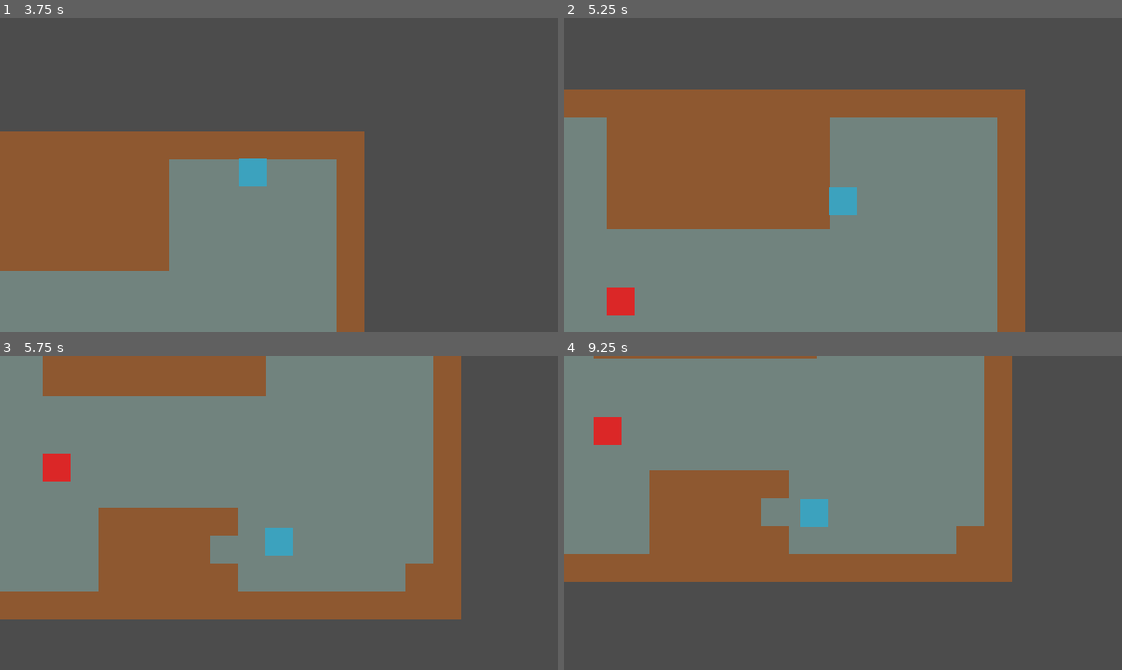
Above: before the commit, frames 1-4 (two rows, left to right).
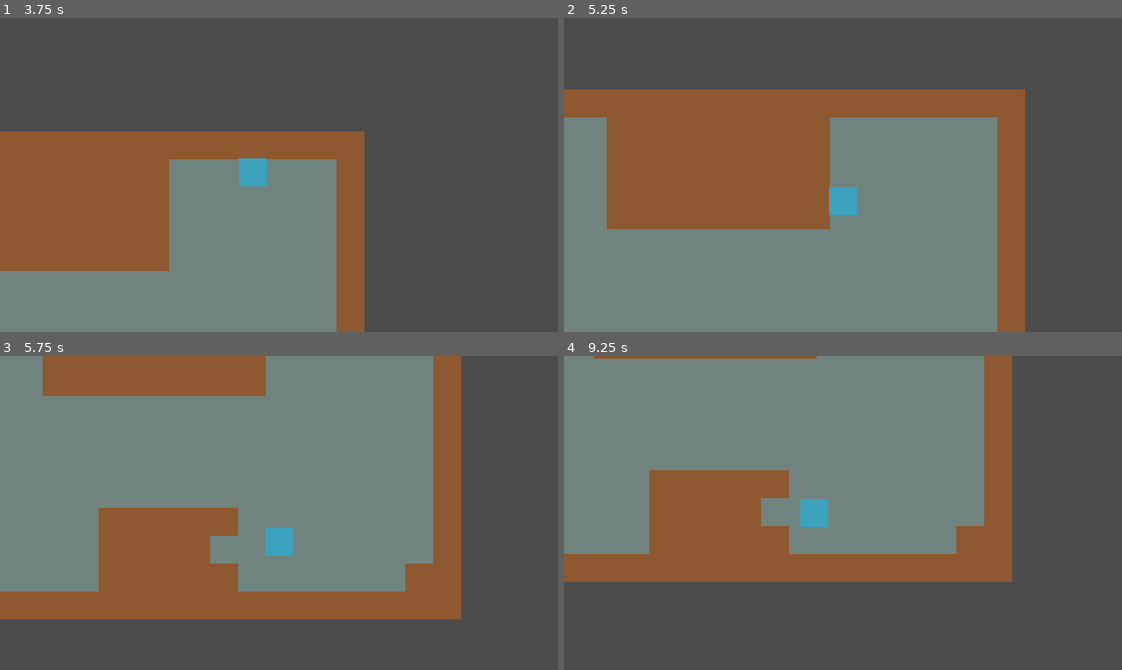
Above: after the commit, the same moments.

Repository: MrBSmith/Global2021
Game: Godot game, scene res://Scenes/Level/Level.tscn
The game is run twice, just before and just after one commit, with the same random seed, the same clock (stepped at 60 frames per second) and the same inputs.
Inputs (mouse positions are in pixels of both pictures, inside the frame that each line leads up to):
- Up to frame 1 (3.75 s): tap Enter at 0.5 s; move the mouse to (401, 159) at 0.52 s; hold Right (ui_right) 0.53-1.28 s; click (401, 159) at 0.6 s; move the mouse to (167, 190) at 1.27 s; hold Down (ui_down) 1.28-2.03 s; click (167, 190) at 1.35 s; move the mouse to (334, 105) at 2.02 s; hold Right (ui_right) 2.03-2.78 s; click (334, 105) at 2.1 s; tap Space at 2.75 s; move the mouse to (251, 237) at 2.77 s; hold Up (ui_up) 2.78-3.53 s; click (251, 237) at 2.85 s; move the mouse to (446, 222) at 3.52 s; hold Left (ui_left) from 3.53 s (still down); click (446, 222) at 3.6 s
- Up to frame 2 (5.25 s): move the mouse to (675, 127) at 4.27 s; click (675, 127) at 4.35 s; tap Enter at 5 s; move the mouse to (870, 175) at 5.02 s; release Left (ui_left) at 5.03 s; hold Down (ui_down) from 5.03 s (still down); click (870, 175) at 5.1 s
- Up to frame 3 (5.75 s): keep holding Down (ui_down)
- Up to frame 4 (9.25 s): move the mouse to (759, 434) at 5.77 s; release Down (ui_down) at 5.78 s; hold Right (ui_right) 5.78-6.53 s; click (759, 434) at 5.85 s; move the mouse to (965, 497) at 6.52 s; hold Up (ui_up) 6.53-7.28 s; click (965, 497) at 6.6 s; move the mouse to (731, 528) at 7.27 s; hold Right (ui_right) 7.28-8.03 s; click (731, 528) at 7.35 s; tap Space at 8 s; move the mouse to (898, 443) at 8.02 s; hold Down (ui_down) 8.03-8.78 s; click (898, 443) at 8.1 s; move the mouse to (815, 575) at 8.77 s; hold Left (ui_left) from 8.78 s (still down); click (815, 575) at 8.85 s

Frame 1 is identical in both runs. In frame 2, 0.4% of the frame differs, in the area x 7-13%, y 85-95%; in frame 3, 0.4%; in frame 4, 0.4%.

Commit message:
Enemy wander behaviour

Diff:
--- /dev/null
+++ b/AbstractClasses/StateBase.gd
@@ -0,0 +1,20 @@
+extends Node
+
+class_name StateBase
+
+onready var states_machine = get_parent()
+
+#### Abstract base class for a State in a state machine ####
+
+# Called when the current state of the state machine is set to this node
+func enter_state():
+	pass
+
+# Called when the current state of the state machine is switched to another one
+func exit_state():
+	pass
+
+# Called every frames, for real time behaviour
+# Use a return "State_node_name" or return Node_reference to change the current state of the state machine at a given time
+func update(_delta):
+	pass
--- /dev/null
+++ b/AbstractClasses/StateMachine.gd
@@ -0,0 +1,67 @@
+extends Node
+
+class_name StatesMachine
+
+# Define the list of possible states, and give the path to the corresponding node for each state
+# The states are distinguished by the name of their corresponding node
+# The default state is always the first in the tree
+
+onready var states_map = get_children()
+
+onready var current_state : Object
+onready var previous_state : Object
+
+var state_name
+
+signal state_changed
+
+
+# Set the state to the first of the list
+func _ready():
+	yield(owner, "ready")
+	set_state(states_map[0])
+
+
+# Call for the current state process at every frame of the physic process
+func _physics_process(delta):
+	if current_state == null:
+		return
+	state_name = current_state.update(delta)
+	if state_name:
+		set_state(get_node(state_name))
+
+
+func get_state() -> Object:
+	return current_state
+
+
+func get_state_name() -> String:
+	if current_state == null:
+		return ""
+	else:
+		return current_state.name
+
+# Set current_state at a new state, also set previous state, and emit a signal to notify the change, to anybody needing it
+func set_state(new_state):
+
+	# if the given argument is a string, get the
+	if new_state is String:
+		new_state = get_node(new_state)
+
+	# Discard the method if the new_state is the current_state
+	if new_state == current_state:
+		return
+
+	# Use the exit state function of the current state
+	if current_state != null:
+		current_state.exit_state()
+
+	# Change the current state, and the previous state
+	previous_state = current_state
+	current_state = new_state
+
+	# Use the enter_state function of the current state
+	if new_state != null:
+		current_state.enter_state()
+
+	emit_signal("state_changed", current_state.name)
--- /dev/null
+++ b/Autoload/Events.gd
@@ -0,0 +1,8 @@
+extends Node
+
+# warnings-disable
+
+#### PATHFINDER ####
+
+signal query_path(who, from, to)
+signal send_path(who, path)
--- a/Scenes/Actors/Actor.tscn
+++ b/Scenes/Actors/Actor.tscn
@@ -3,6 +3,7 @@
 [ext_resource path="res://Scenes/Actors/Actor.gd" type="Script" id=1]
 
 [node name="Actor" type="KinematicBody2D"]
+z_index = 1
 script = ExtResource( 1 )
 
 [node name="CollisionShape2D" type="CollisionShape2D" parent="."]
--- /dev/null
+++ b/Scenes/Actors/Enemy/Chase.gd
@@ -0,0 +1,26 @@
+extends StateBase
+class_name Chase
+
+#### ACCESSORS ####
+
+func is_class(value: String): return value == "Chase" or .is_class(value)
+func get_class() -> String: return "Chase"
+
+
+#### BUILT-IN ####
+
+
+
+#### VIRTUALS ####
+
+
+
+#### LOGIC ####
+
+
+
+#### INPUTS ####
+
+
+
+#### SIGNAL RESPONSES ####
--- a/Scenes/Actors/Enemy/Enemy.gd
+++ b/Scenes/Actors/Enemy/Enemy.gd
@@ -2,6 +2,8 @@
 class_name Enemy
 
 var path := PoolVector2Array()
+
+signal path_finished()
 
 #### ACCESSORS ####
 
@@ -11,9 +13,8 @@
 
 #### BUILT-IN ####
 
-func _physics_process(delta: float) -> void:
-	if !path.empty():
-		move(delta)
+func _ready() -> void:
+	var __ = Events.connect("send_path", self, "_on_path_received")
 
 #### VIRTUALS ####
 
@@ -36,13 +37,21 @@
 	if position.distance_to(target) < 2.0:
 		position = target
 		path.remove(0)
+		if path.empty():
+			emit_signal("path_finished")
+
 
 #### INPUTS ####
 
-#### MOVEMENT TEST ####
+##### MOVEMENT TEST ####
 #func _input(_event: InputEvent) -> void:
 #	if Input.is_action_just_pressed("click"):
 #		var mouse_pos = get_global_mouse_position()
-#		path = get_parent().get_simple_path(position, mouse_pos)
+#		Events.emit_signal("query_path", self, position, mouse_pos)
+
 
 #### SIGNAL RESPONSES ####
+
+func _on_path_received(who: Actor, received_path: PoolVector2Array):
+	if who == self:
+		path = received_path
--- a/Scenes/Actors/Enemy/Enemy.tscn
+++ b/Scenes/Actors/Enemy/Enemy.tscn
@@ -1,15 +1,43 @@
-[gd_scene load_steps=4 format=2]
+[gd_scene load_steps=10 format=2]
 
 [ext_resource path="res://Scenes/Actors/Actor.tscn" type="PackedScene" id=1]
 [ext_resource path="res://Scenes/Actors/Enemy/Ennemis.png" type="Texture" id=2]
+[ext_resource path="res://Scenes/Actors/Enemy/Enemy.gd" type="Script" id=3]
+[ext_resource path="res://Scenes/Actors/Enemy/Seek.gd" type="Script" id=4]
+[ext_resource path="res://Scenes/Actors/Enemy/Wander.gd" type="Script" id=5]
+[ext_resource path="res://AbstractClasses/StateMachine.gd" type="Script" id=6]
+[ext_resource path="res://Scenes/Actors/Enemy/Chase.gd" type="Script" id=7]
 
 [sub_resource type="CircleShape2D" id=1]
 radius = 7.5
 
+[sub_resource type="CircleShape2D" id=2]
+radius = 40.0
+
 [node name="Enemy" instance=ExtResource( 1 )]
+script = ExtResource( 3 )
 
 [node name="CollisionShape2D" parent="." index="0"]
 shape = SubResource( 1 )
 
 [node name="Sprite" parent="." index="1"]
 texture = ExtResource( 2 )
+
+[node name="StatesMachine" type="Node" parent="." index="2"]
+script = ExtResource( 6 )
+
+[node name="Wander" type="Node" parent="StatesMachine" index="0"]
+script = ExtResource( 5 )
+
+[node name="Timer" type="Timer" parent="StatesMachine/Wander" index="0"]
+
+[node name="Seek" type="Node" parent="StatesMachine" index="1"]
+script = ExtResource( 4 )
+
+[node name="Chase" type="Node" parent="StatesMachine" index="2"]
+script = ExtResource( 7 )
+
+[node name="DetectionArea" type="Area2D" parent="." index="3"]
+
+[node name="CollisionShape2D" type="CollisionShape2D" parent="DetectionArea" index="0"]
+shape = SubResource( 2 )
--- /dev/null
+++ b/Scenes/Actors/Enemy/Seek.gd
@@ -0,0 +1,26 @@
+extends StateBase
+class_name SeekState
+
+#### ACCESSORS ####
+
+func is_class(value: String): return value == "SeekState" or .is_class(value)
+func get_class() -> String: return "SeekState"
+
+
+#### BUILT-IN ####
+
+
+
+#### VIRTUALS ####
+
+
+
+#### LOGIC ####
+
+
+
+#### INPUTS ####
+
+
+
+#### SIGNAL RESPONSES ####
--- /dev/null
+++ b/Scenes/Actors/Enemy/Wander.gd
@@ -0,0 +1,63 @@
+extends StateBase
+class_name WanderState
+
+onready var timer_node = $Timer
+
+export var average_wait_time : float = 3.0
+export(float, 0.0, 1.0) var wait_time_variance : float = 0.2
+
+export var wander_radius : float = 40.0
+
+#### ACCESSORS ####
+
+func is_class(value: String): return value == "WanderState" or .is_class(value)
+func get_class() -> String: return "WanderState"
+
+
+#### BUILT-IN ####
+
+func _ready() -> void:
+	var __ = timer_node.connect("timeout", self, "_on_timer_timeout")
+	__ = owner.connect("path_finished", self, "_on_path_finished")
+
+#### VIRTUALS ####
+
+func enter_state():
+	trigger_wait_time()
+
+
+func update(delta: float):
+	if !owner.path.empty():
+		owner.move(delta)
+
+
+#### LOGIC ####
+
+
+func trigger_wait_time():
+	var rdm_variance = rand_range(-wait_time_variance, wait_time_variance)
+	timer_node.start(average_wait_time + average_wait_time * rdm_variance)
+
+
+func find_wander_path():
+	var dist_to_target = rand_range(0.0, wander_radius)
+	var rdm_angle = deg2rad(rand_range(0.0, 360.0))
+
+	var dir = Vector2(cos(rdm_angle), sin(rdm_angle))
+	var target_point : Vector2 = dir * dist_to_target
+
+	### CHECK IF THE DESTINATION IS VALID ###
+
+	Events.emit_signal("query_path", owner, owner.position, target_point)
+
+#### INPUTS ####
+
+
+
+#### SIGNAL RESPONSES ####
+
+func _on_timer_timeout():
+	find_wander_path()
+
+func _on_path_finished():
+	trigger_wait_time()
--- a/Scenes/Level/Level.tscn
+++ b/Scenes/Level/Level.tscn
@@ -3,7 +3,7 @@
 [ext_resource path="res://Scenes/Actors/Player/Player.tscn" type="PackedScene" id=1]
 [ext_resource path="res://Scenes/Level/Tileset/Tileset.png" type="Texture" id=2]
 [ext_resource path="res://Scenes/Actors/Enemy/Enemy.tscn" type="PackedScene" id=3]
-[ext_resource path="res://Scenes/Actors/Enemy/Enemy.gd" type="Script" id=4]
+[ext_resource path="res://Scenes/Level/Pathfinder.gd" type="Script" id=4]
 
 [sub_resource type="ConvexPolygonShape2D" id=2]
 points = PoolVector2Array( 16, 16, 0, 16, 0, 0, 16, 0 )
@@ -82,7 +82,12 @@
 [node name="Player" parent="." instance=ExtResource( 1 )]
 position = Vector2( 263.261, 130.962 )
 
+[node name="Enemy" parent="." instance=ExtResource( 3 )]
+position = Vector2( 104.117, 121.137 )
+speed = 100.0
+
 [node name="Navigation2D" type="Navigation2D" parent="."]
+script = ExtResource( 4 )
 
 [node name="Walls" type="TileMap" parent="Navigation2D"]
 tile_set = SubResource( 1 )
@@ -92,8 +97,3 @@
 __meta__ = {
 "_edit_lock_": true
 }
-
-[node name="Enemy" parent="Navigation2D" instance=ExtResource( 3 )]
-position = Vector2( 104.117, 121.137 )
-script = ExtResource( 4 )
-speed = 100.0
--- /dev/null
+++ b/Scenes/Level/Pathfinder.gd
@@ -0,0 +1,32 @@
+extends Navigation2D
+class_name Pathfinder
+
+#### ACCESSORS ####
+
+func is_class(value: String): return value == "Pathfinder" or .is_class(value)
+func get_class() -> String: return "Pathfinder"
+
+
+#### BUILT-IN ####
+
+func _ready() -> void:
+	var __ = Events.connect("query_path", self, "_on_query_path")
+
+
+#### VIRTUALS ####
+
+
+
+#### LOGIC ####
+
+
+
+#### INPUTS ####
+
+
+
+#### SIGNAL RESPONSES ####
+
+func _on_query_path(who: Actor, from: Vector2, to: Vector2):
+	var path = get_simple_path(from, to)
+	Events.emit_signal("send_path", who, path)
--- a/project.godot
+++ b/project.godot
@@ -14,20 +14,56 @@
 "language": "GDScript",
 "path": "res://Scenes/Actors/Actor.gd"
 }, {
+"base": "StateBase",
+"class": "Chase",
+"language": "GDScript",
+"path": "res://Scenes/Actors/Enemy/Chase.gd"
+}, {
 "base": "Actor",
 "class": "Enemy",
 "language": "GDScript",
 "path": "res://Scenes/Actors/Enemy/Enemy.gd"
 }, {
+"base": "Navigation2D",
+"class": "Pathfinder",
+"language": "GDScript",
+"path": "res://Scenes/Level/Pathfinder.gd"
+}, {
 "base": "Actor",
 "class": "Player",
 "language": "GDScript",
 "path": "res://Scenes/Actors/Player/Player.gd"
+}, {
+"base": "StateBase",
+"class": "SeekState",
+"language": "GDScript",
+"path": "res://Scenes/Actors/Enemy/Seek.gd"
+}, {
+"base": "Node",
+"class": "StateBase",
+"language": "GDScript",
+"path": "res://AbstractClasses/StateBase.gd"
+}, {
+"base": "Node",
+"class": "StatesMachine",
+"language": "GDScript",
+"path": "res://AbstractClasses/StateMachine.gd"
+}, {
+"base": "StateBase",
+"class": "WanderState",
+"language": "GDScript",
+"path": "res://Scenes/Actors/Enemy/Wander.gd"
 } ]
 _global_script_class_icons={
 "Actor": "",
+"Chase": "",
 "Enemy": "",
-"Player": ""
+"Pathfinder": "",
+"Player": "",
+"SeekState": "",
+"StateBase": "",
+"StatesMachine": "",
+"WanderState": ""
 }
 
 [application]
@@ -35,6 +71,10 @@
 config/name="Global2021"
 run/main_scene="res://Scenes/Level/Level.tscn"
 config/icon="res://icon.png"
+
+[autoload]
+
+Events="*res://Autoload/Events.gd"
 
 [display]
 
